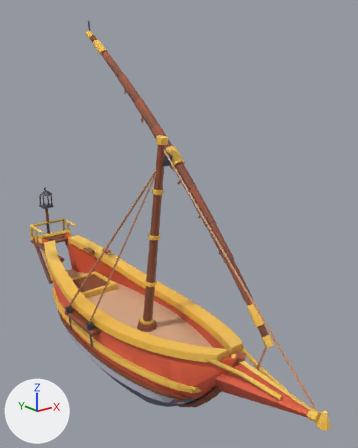
An edit to the glTF model public/models/ships/gambler.glb, drawn before and after from the same camera.
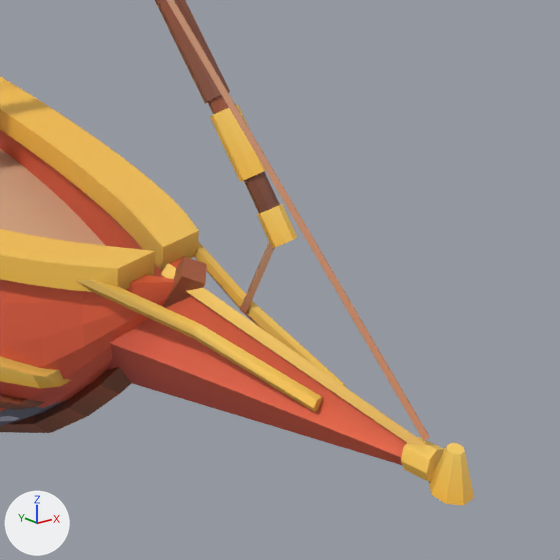
Old and new are each drawn whole from a camera (50 mm lens) standing at (-5.19, -8.11, 6.32) and looking at (0.56, -0.92, 3.44) and again close up on the part from 50% to 100% of the width and 60% to 100% of the height. The axes (+X, +Y, +Z) are drawn at lower left. The lights are the same throughout. The first two pictures are the older version. Vertices at exactly the same position are counted once.

Names of what the first close-up shows: 'gambler'.
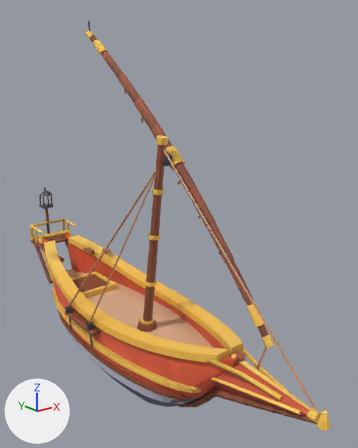
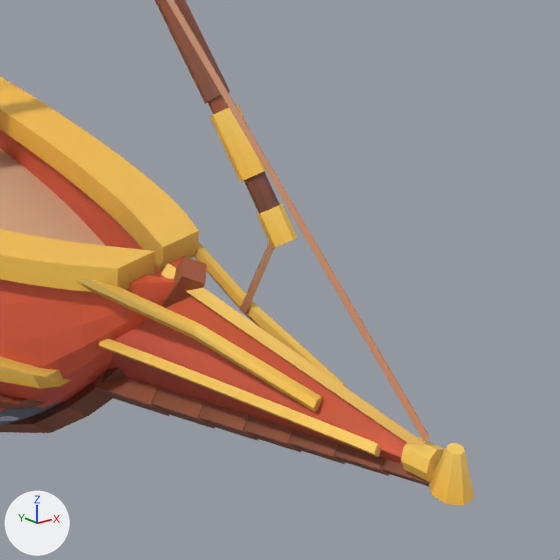
What differs and where, as boxes (x1, y1, x2, y2) in the close-ups (560 x 560 px):
part 1 of me_gambler, added (brown): after (381, 458, 430, 487)
part 2 of me_gambler, added (orange): after (99, 339, 151, 366)
part 3 of me_gambler, added (orange): after (148, 355, 196, 384)
part 4 of me_gambler, added (orange): after (192, 372, 240, 401)
part 5 of me_gambler, added (orange): after (236, 389, 285, 419)
part 6 of me_gambler, added (orange): after (281, 407, 331, 438)
part 7 of me_gambler, added (orange): after (327, 425, 381, 457)
part 8 of me_gambler, added (brown): after (94, 373, 389, 476)
part 9 of me_gambler, recoloured: (87, 330, 402, 464) in both

What changed in the scene script:
```text
Change me_gambler:
    used by ob_gambler; location = (0.0, 0.0, 0.0)
    remove me_gambler.from_pydata(...)  # 2431 vertices, 4490 faces; spans x -1.14..1.04, y -4.94..4.2, z -0.09..7.27
    add me_gambler.from_pydata(...)  # 2583 vertices, 4718 faces; spans x -1.14..1.04, y -4.94..4.2, z -0.09..7.27
    me_gambler part 1: the loose piece of 8 vertices spanning x -0.09..0.09, y -2.12..-1.56, z -0.06..0.38 is copied, and the copy is turned 12.9 degrees about the x axis through its middle and scaled by 0.475, then moved by (0.0, -2.79, 1.36); it spans x -0.05..0.05, y -4.76..-4.49, z 1.44..1.6
    me_gambler part 2: the loose piece of 8 vertices spanning x -0.09..0.09, y -3.32..-2.8, z 1.16..1.93 is copied, and the copy is multiplied about its middle by the matrix ((0.446, -0.023, 0.029), (0.037, 0.278, -0.35), (0.0, 0.351, 0.279)), then moved by (-0.24, 0.05, -0.17); it spans x -0.28..-0.19, y -3.19..-2.83, z 1.31..1.44
    me_gambler part 3: the loose piece of 8 vertices spanning x -0.09..0.09, y -3.32..-2.8, z 1.16..1.93 is copied, and the copy is multiplied about its middle by the matrix ((0.373, -0.022, 0.03), (0.037, 0.224, -0.298), (0.0, 0.3, 0.225)), then moved by (-0.21, -0.26, -0.11); it spans x -0.26..-0.16, y -3.47..-3.18, z 1.37..1.49
    me_gambler part 4: the loose piece of 8 vertices spanning x -0.09..0.09, y -3.32..-2.8, z 1.16..1.93 is copied, and the copy is multiplied about its middle by the matrix ((0.353, -0.022, 0.03), (0.037, 0.209, -0.284), (0.0, 0.286, 0.21)), then moved by (-0.18, -0.54, -0.07); it spans x -0.23..-0.13, y -3.74..-3.46, z 1.42..1.53
    me_gambler part 5: the loose piece of 8 vertices spanning x -0.09..0.09, y -3.32..-2.8, z 1.16..1.93 is copied, and the copy is multiplied about its middle by the matrix ((0.34, -0.022, 0.03), (0.037, 0.2, -0.275), (0.0, 0.277, 0.201)), then moved by (-0.15, -0.81, -0.03); it spans x -0.2..-0.1, y -4.01..-3.73, z 1.46..1.57
    me_gambler part 6: the loose piece of 8 vertices spanning x 0.28..0.36, y -3.03..-2.87, z 2.75..2.81 is copied, and the copy is turned -158.7 degrees about the z axis through its middle and scaled by 1.63, then moved by (-0.44, -1.18, -1.23); it spans x -0.17..-0.07, y -4.26..-4.0, z 1.5..1.6
    me_gambler part 7: the loose piece of 8 vertices spanning x 0.28..0.36, y -3.03..-2.87, z 2.75..2.81 is copied, and the copy is turned -158.5 degrees about the z axis through its middle and scaled by 1.6, then moved by (-0.41, -1.43, -1.2); it spans x -0.14..-0.04, y -4.51..-4.25, z 1.53..1.63
    me_gambler part 8: 48 vertices added at x -0.11..0.11, y -4.52..-2.59, z 0.78..1.53
    me_gambler part 9: 229 kept faces spanning x -1.04..1.04, y -4.89..4.04, z 0.49..6.69 get new vertex colours
    other edits to the shape of me_gambler do not show in these pictures
```
